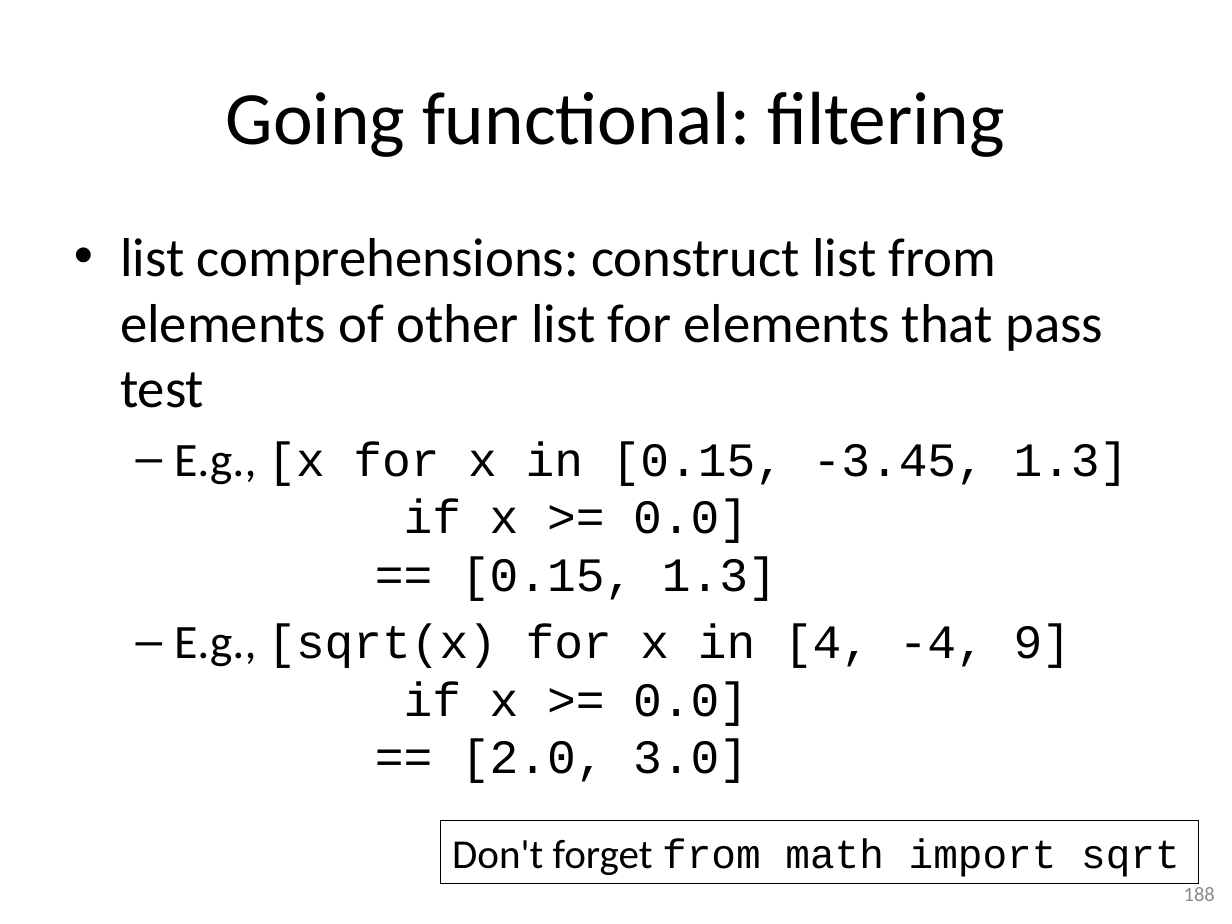
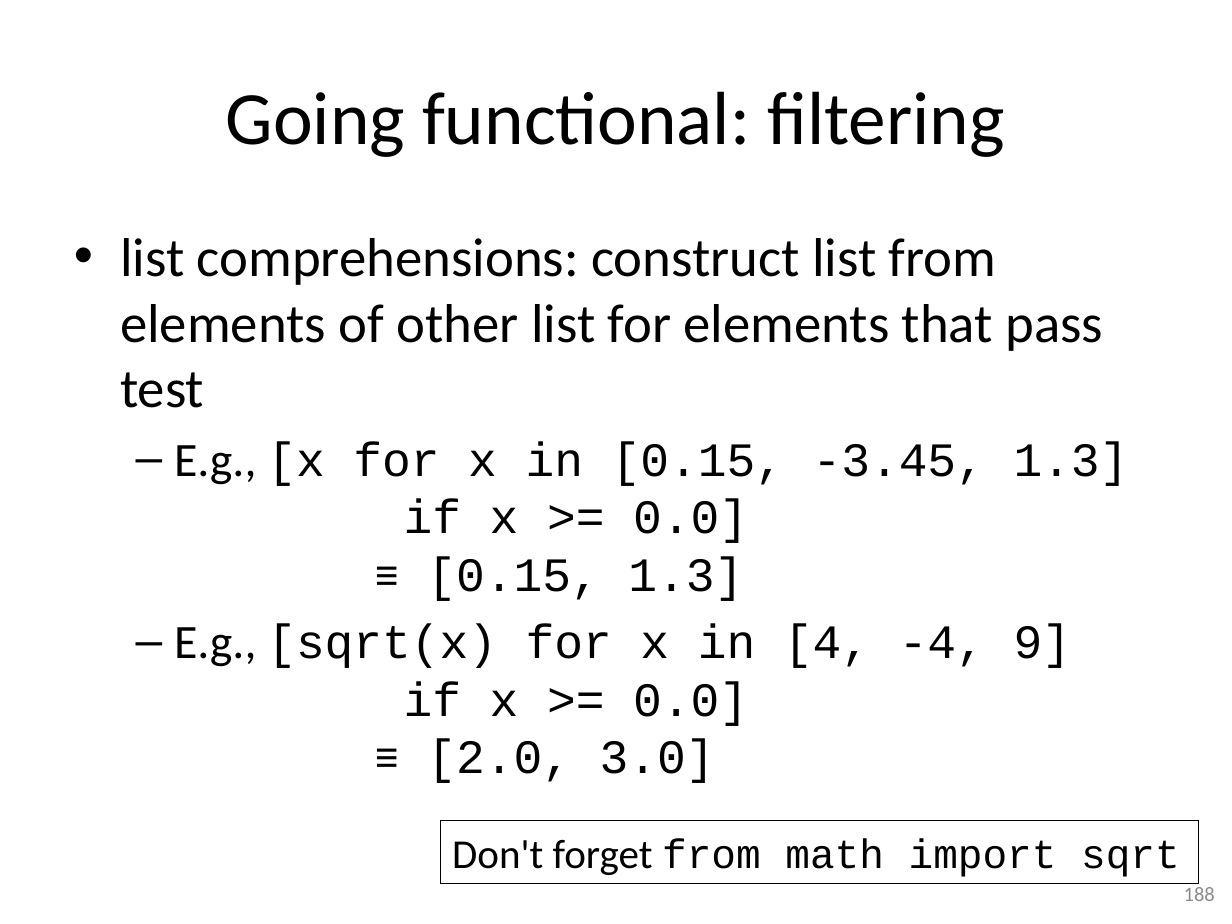
Before and after one commit to gjbex/training-material, a slide deck: slide 188 of Python/python-intro.pptx. Drawn at 1232x924 pixels with LibreOffice and Linux fonts; fonts in the diff are those of the drawing. Boxes give left, top, right and bottom in pixels: in the first picture for what was removed or moved away, otherwise in the second. Text is boxed around its words. In the diff, an @@ line names an element or a change of style, - is before the commit and + after.

```diff
--- a/Python/python-intro.pptx
+++ b/Python/python-intro.pptx
@@ text at (x1=174, y1=442, x2=1129, y2=783): text changed @@
-  – E.g., [x for x in [0.15, -3.45, 1.3]
-    if x >= 0.0]
-    == [0.15, 1.3]
-  – E.g., [sqrt(x) for x in [4, -4, 9]
-    if x >= 0.0]
-    == [2.0, 3.0]
+  – E.g., [x for x in [0.15, -3.45, 1.3]
+    if x >= 0.0]
+    ≡ [0.15, 1.3]
+  – E.g., [sqrt(x) for x in [4, -4, 9]
+    if x >= 0.0]
+    ≡ [2.0, 3.0]
```
Also in this commit, not shown: 31 other slides changed, 3 slides added, 1 slide removed.
